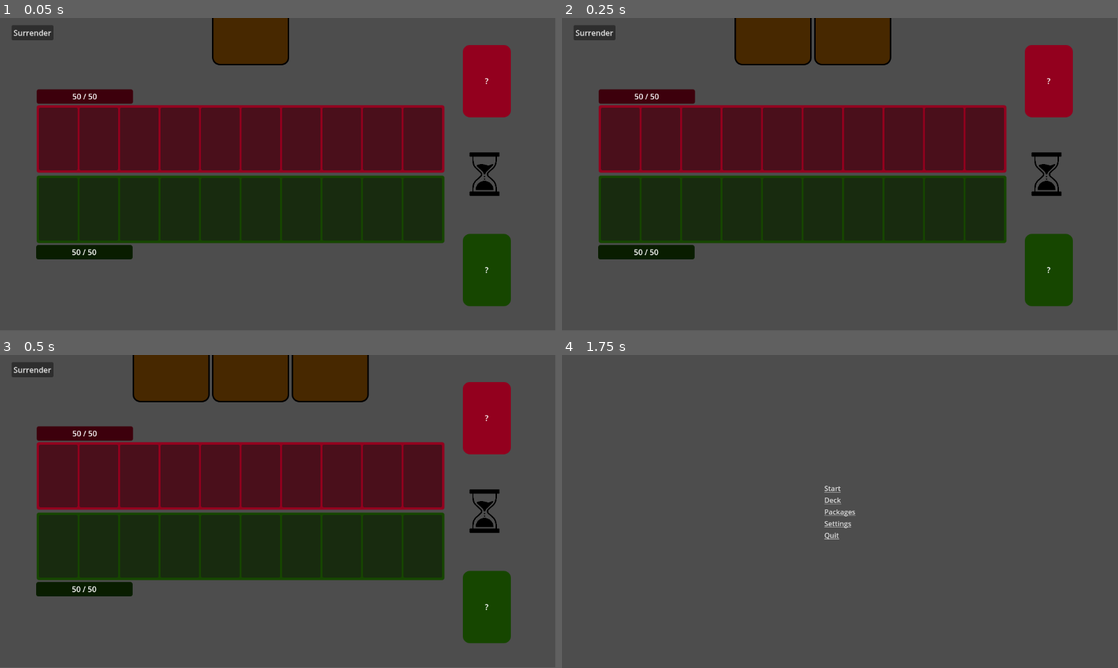
Above: before the commit, frames 1-4 (two rows, left to right).
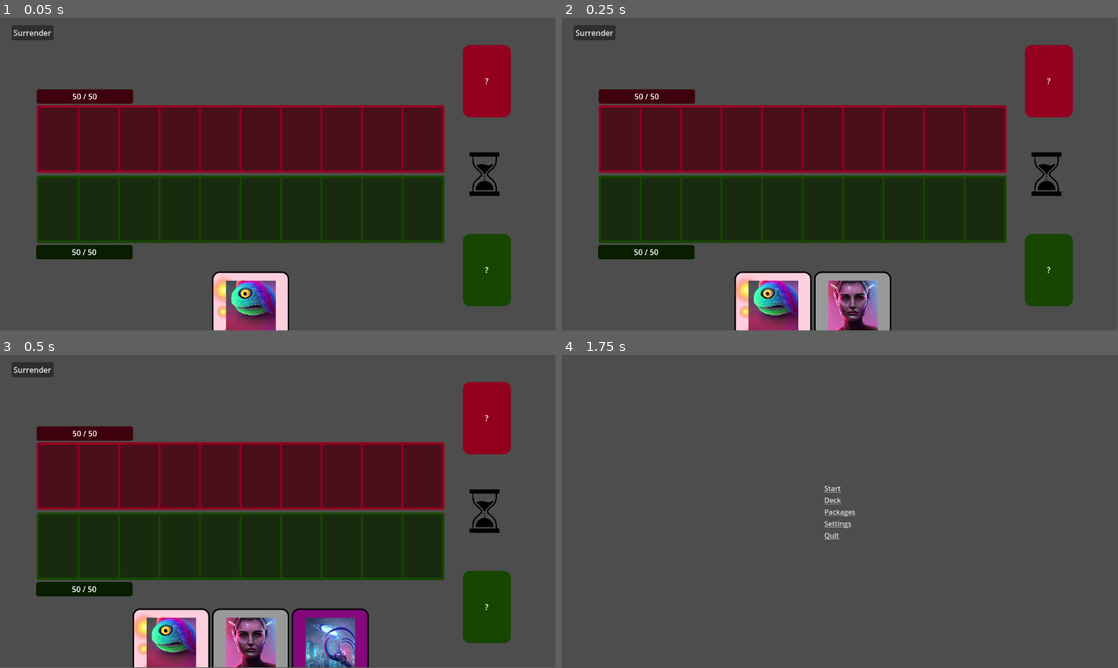
Above: after the commit, the same moments.

Repository: jamklex/first_game
Game: Godot game, scene res://scenes/gameboard/_main.tscn
The game is run twice, just before and just after one commit, with the same random seed, the same clock (stepped at 60 frames per second) and the same inputs. This scene is started directly instead of the project's main scene.
Inputs (mouse positions are in pixels of both pictures, inside the frame that each line leads up to):
- Up to frame 1 (0.05 s): no input
- Up to frame 2 (0.25 s): no input
- Up to frame 3 (0.5 s): no input
- Up to frame 4 (1.75 s): click "Surrender" at 0.5 s; tap Enter at 1.25 s; move the mouse to (962, 495) at 1.27 s; click (962, 495) at 1.42 s

The runs differ from the first frame. In frame 1, 4.6% of the frame differs, in the area x 38-52%, y 0-100%; in frame 2, 9.2%; in frame 3, 14%, in the area x 23-67%, y 0-100%; in frame 4, nothing differs.
Error after the commit: Attempt to call function 'get_as_text' in base 'null instance' on a null instance. (res://shared/scripts/json_reader.gd:9)

Commit message:
dunno, just level and shit

Diff:
--- a/Deck_Defense/scenes/gameboard/scripts/logic.gd
+++ b/Deck_Defense/scenes/gameboard/scripts/logic.gd
@@ -25,8 +25,7 @@
 	initialize_game()
 
 func initialize_game():
-	var level = 1
-	GbProps.initialize(level)
+	GbProps.initialize()
 	GbUtil.initialize(get_tree())
 	GbProps.player_hand_node = get_node(player_hand)
 	GbProps.player_card_space_node = get_node(player_card_space)
--- a/Deck_Defense/scenes/gameboard/scripts/properties.gd
+++ b/Deck_Defense/scenes/gameboard/scripts/properties.gd
@@ -35,8 +35,7 @@
 func _ready():
 	rng.randomize()
 
-func initialize(level):
-	enemy_level = level
+func initialize():
 	playerMaxHp = 50
 	playerCurrentHp = playerMaxHp
 	enemyMaxHp = 50
